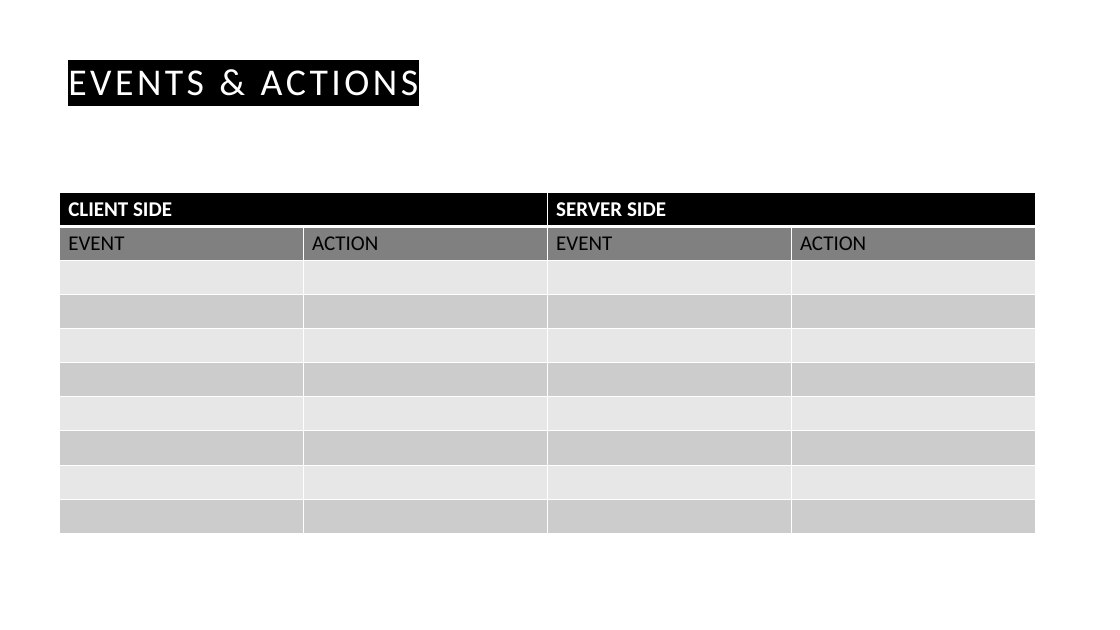
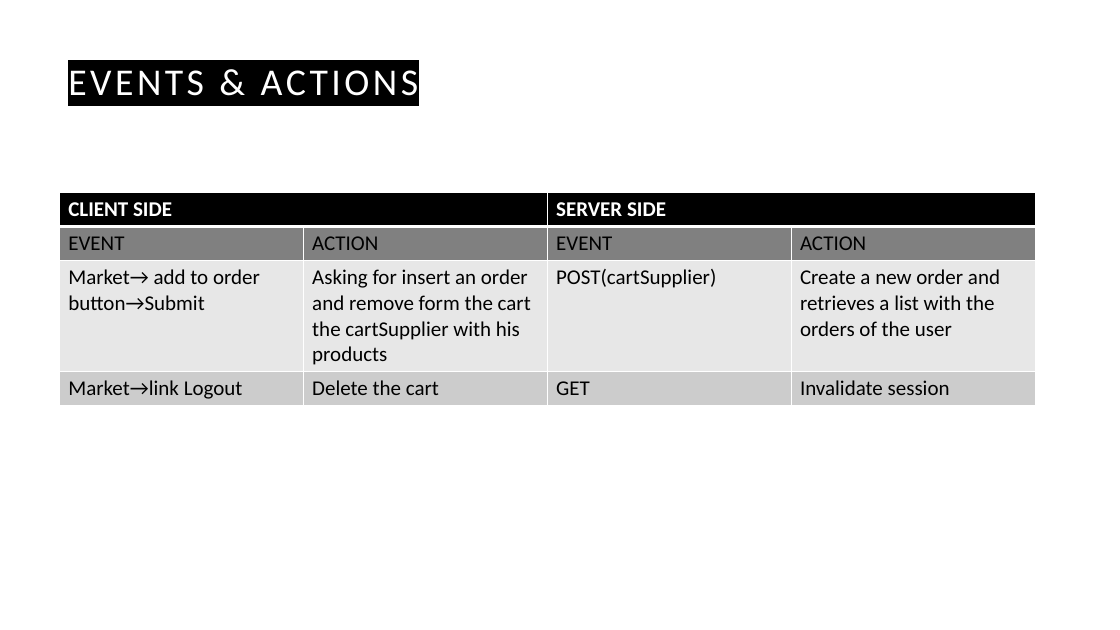
Before and after one commit to jakeeuu/TIW-project, a slide deck: slide 37 of documents/presentazione.pptx. Drawn at 1120x630 pixels with LibreOffice and Linux fonts; fonts in the diff are those of the drawing. Boxes give left, top, right and bottom in pixels: in the first picture for what was removed or moved away, otherwise in the second. Text is boxed around its words. In the diff, an @@ line names an element or a change of style, - is before the commit and + after.

```diff
--- a/documents/presentazione.pptx
+++ b/documents/presentazione.pptx
@@ table at [60, 192, 1034, 404] @@
-row 3:  |  |  | 
-row 4:  |  |  | 
-row 5:  |  |  | 
-row 6:  |  |  | 
-row 7:  |  |  | 
-row 8:  |  |  | 
-row 9:  |  |  | 
-row 10:  |  |  | 
+row 3: Market→ add to order button→Submit | Asking for insert an order and remove form the cart the cartSupplier with his products | POST(cartSupplier) | Create a new order and retrieves a list with the orders of the user
+row 4: Market→link Logout | Delete the cart | GET | Invalidate session
```
Also in this commit, not shown: 17 other slides changed, 10 slides added, 8 slides removed, 6 other files.
